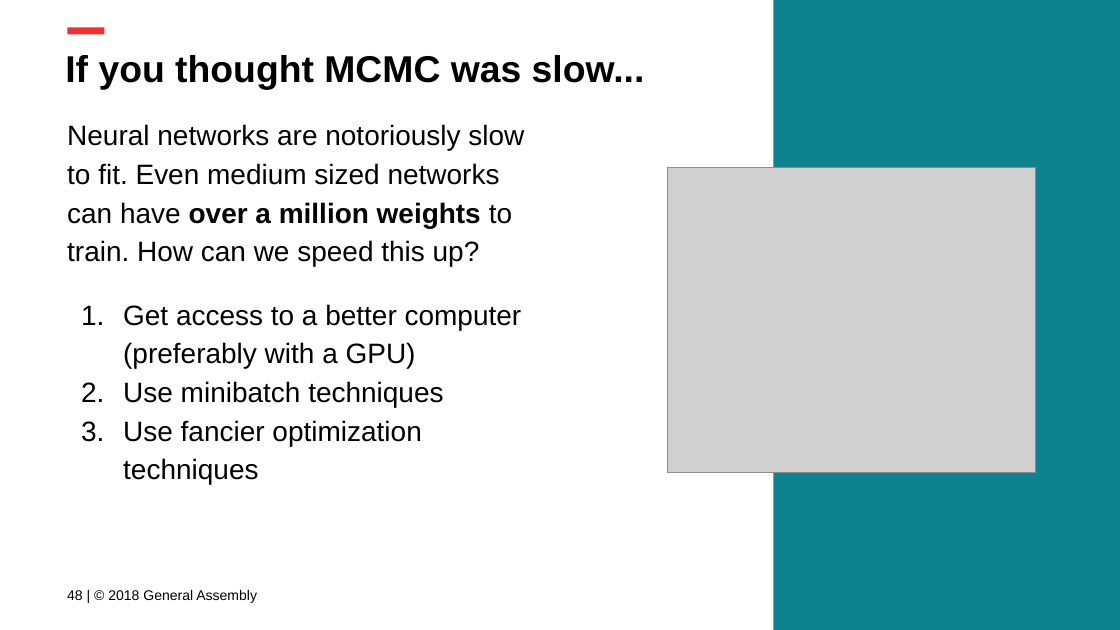
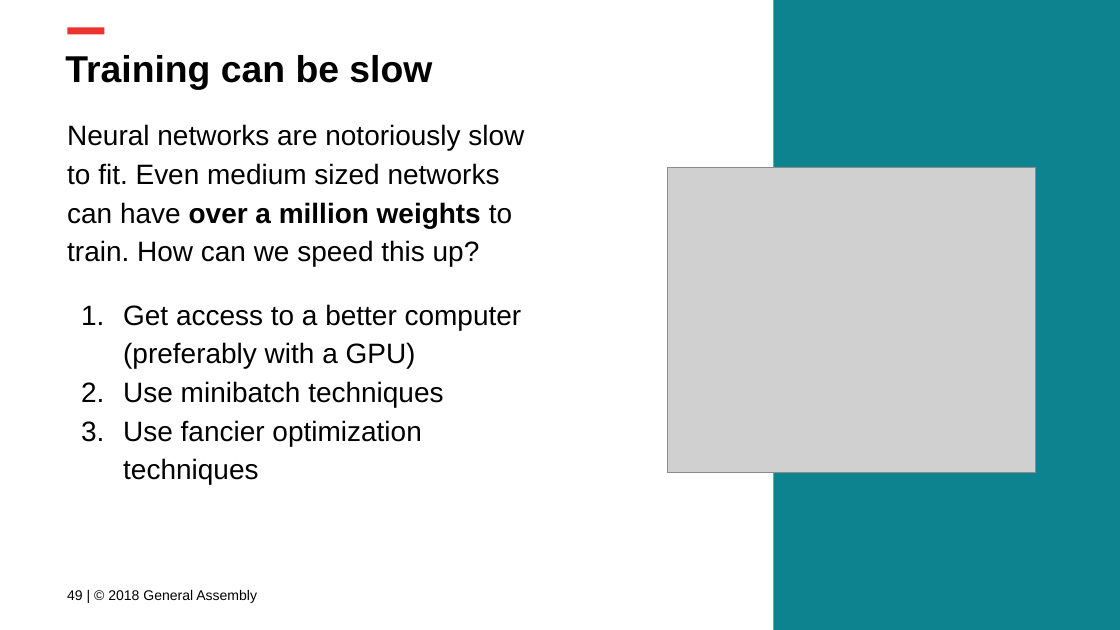
Before and after one commit to ga-curriculum/lesson-intro-nn, a slide deck: slide 49 of Intro to NNs.pptx (slide 48 before the commit). Drawn at 1120x630 pixels with LibreOffice and Linux fonts; fonts in the diff are those of the drawing; grey boxes stand for pictures; background and template pictures are left out. Boxes give left, top, right and bottom in pixels: in the first picture for what was removed or moved away, otherwise in the second. Text is boxed around its words. In the diff, an @@ line names an element or a change of style, - is before the commit and + after.

```diff
--- a/Intro to NNs.pptx
+++ b/Intro to NNs.pptx
@@ title at bbox=[65, 55, 432, 90]: text changed @@
-If you thought MCMC was slow...
+Training can be slow
```
Also in this commit, not shown: 7 other slides changed, 1 slide added, 2 other files.
